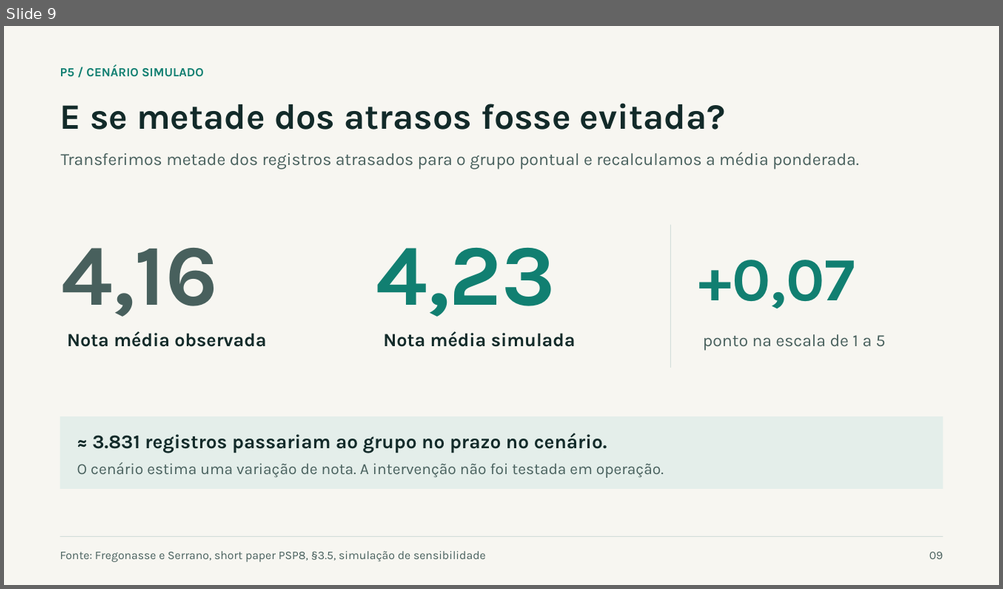
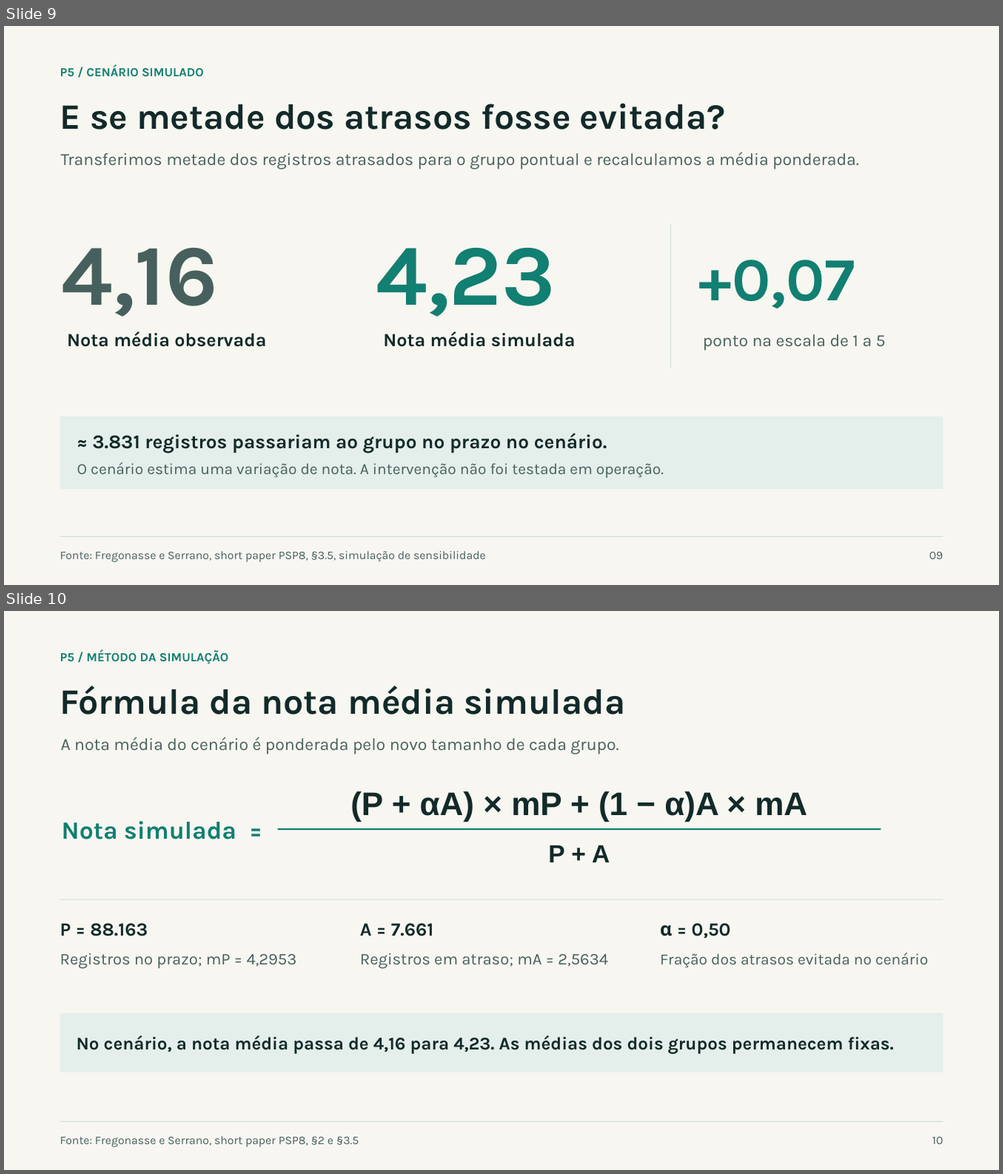
Before and after one commit to fregrod/unb-logistics-psp8, a slide deck: shortpaper/apresentacao_defesa_mvp.pptx. Shown one above the other, each under a label of ours: slide 9 before the commit, slides 9 and 10 after it. The pictures are 1003x589 and 1003x1174 pixels, drawn with LibreOffice and Linux fonts; fonts in the diff are those of the drawing. Boxes give left, top, right and bottom in pixels: in the first picture for what was removed or moved away, otherwise in the second. Text is boxed around its words. In the diff, an @@ line names an element or a change of style, - is before the commit and + after.

```diff
--- a/shortpaper/apresentacao_defesa_mvp.pptx
+++ b/shortpaper/apresentacao_defesa_mvp.pptx
@@ slide 10 added at box(4, 611, 999, 1170), background #F7F6F1 @@
@@ text added at box(60, 650, 228, 664), 12 pt, text #117F71, bold @@
+P5 / MÉTODO DA SIMULAÇÃO
@@ text added at box(60, 686, 625, 715), 34.5 pt, text #122A29, bold @@
+Fórmula da nota média simulada
@@ text added at box(61, 737, 618, 755), 16.5 pt, text #48605D @@
+A nota média do cenário é ponderada pelo novo tamanho de cada grupo.
@@ text added at box(350, 792, 807, 822), 31.5 pt, text #122A29, bold @@
+(P + αA) × mP + (1 − α)A × mA
@@ text added at box(62, 821, 236, 840), 24 pt, text #117F71, bold @@
+Nota simulada =
@@ rectangle added at box(278, 829, 881, 830), fill #117F71 @@
@@ text added at box(548, 846, 609, 863), 24 pt, text #122A29, bold @@
+P + A
@@ rectangle added at box(60, 899, 942, 900), fill #D3DEDA @@
@@ text added at box(60, 923, 148, 937), 18 pt, text #122A29, bold @@
+P = 88.163
@@ text added at box(360, 923, 433, 937), 18 pt, text #122A29, bold @@
+A = 7.661
@@ text added at box(660, 923, 731, 939), 18 pt, text #122A29, bold @@
+α = 0,50
@@ text added at box(60, 954, 297, 969), 15.8 pt, text #48605D @@
+Registros no prazo; mP = 4,2953
@@ text added at box(360, 954, 608, 969), 15.8 pt, text #48605D @@
+Registros em atraso; mA = 2,5634
@@ text added at box(660, 953, 928, 968), 15 pt, text #48605D @@
+Fração dos atrasos evitada no cenário
@@ rectangle added at box(60, 1014, 942, 1073), fill #E4EEEA @@
@@ text added at box(77, 1036, 893, 1054), 17.2 pt, text #122A29, bold @@
+No cenário, a nota média passa de 4,16 para 4,23. As médias dos dois grupos permanecem fixas.
@@ rectangle added at box(60, 1122, 942, 1122), fill #D3DEDA @@
@@ text added at box(60, 1136, 359, 1147), 11.2 pt, text #48605D @@
+Fonte: Fregonasse e Serrano, short paper PSP8, §2 e §3.5
@@ text added at box(932, 1137, 943, 1145), 11.2 pt, text #48605D @@
+10
```
Also in this commit, not shown: 2 slides changed, 1 other slide added, 2 other files.
